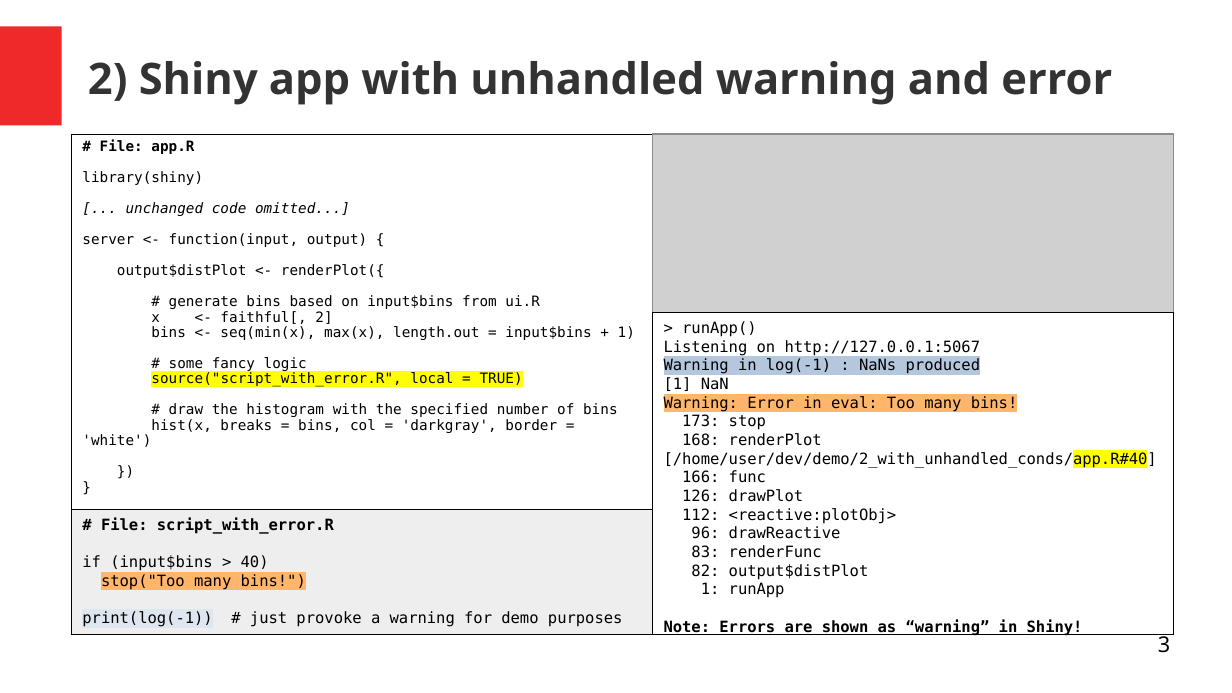
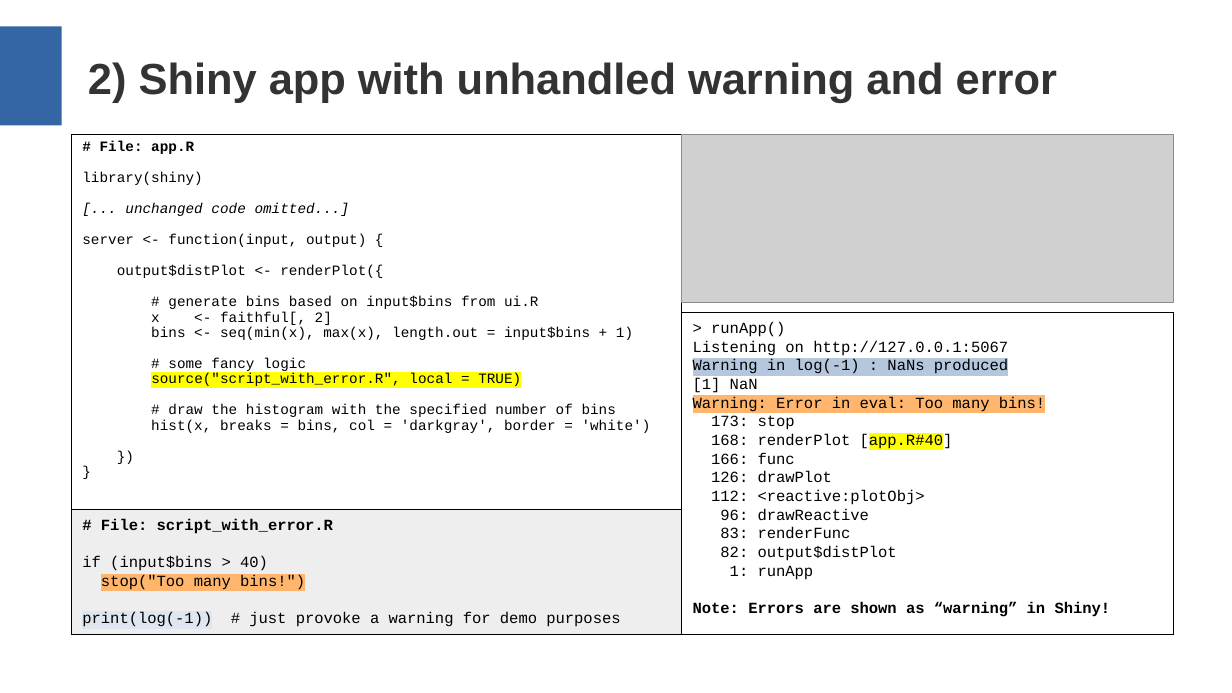
Before and after one commit to aryoda/R_shiny_post_mortem_analysis_training, a slide deck: slide 3 of Training slides.odp. Drawn at 1232x693 pixels with LibreOffice and Linux fonts; fonts in the diff are those of the drawing; grey boxes stand for pictures. Boxes give left, top, right and bottom in pixels: in the first picture for what was removed or moved away, otherwise in the second. Text is boxed around its words. In the diff, an @@ line names an element or a change of style, - is before the commit and + after.

Commit message:
Modify slide fonts to match Windows fonts without destroying the layout

```diff
--- a/Training slides.odp
+++ b/Training slides.odp
@@ rectangle at (0, 27, 61, 126): fill #EF2929 to #3465A4 @@
@@ title "2) Shiny app with unhandled ..." at (88, 62, 1057, 103): font Noto Sans to Arial @@
@@ rectangle "# File: app.R" at (72, 134, 682, 510): font DejaVu Sans Mono to Courier New @@
@@ rectangle "# File: app.R": place and size @@
-rectangle "# File: app.R" at (72, 134, 653, 510)
+rectangle "# File: app.R" at (72, 134, 682, 510)
@@ picture: place and size @@
-picture at (653, 134, 1174, 313)
+picture at (682, 134, 1174, 303)
@@ rectangle "> runApp()": place and size @@
-rectangle "> runApp()" at (653, 313, 1174, 635)
+rectangle "> runApp()" at (682, 313, 1174, 635)
@@ text in rectangle at (693, 322, 1111, 617): font DejaVu Sans Mono to Courier New @@
@@ text in rectangle at (711, 434, 953, 451): text changed; font DejaVu Sans Mono to Courier New @@
-168: renderPlot [/home/user/dev/demo/2_with_unhandled_conds/app.R#40]
+168: renderPlot [app.R#40]
@@ rectangle "# File: script_with_error.R": place and size @@
-rectangle "# File: script_with_error.R" at (72, 510, 653, 635)
+rectangle "# File: script_with_error.R" at (72, 510, 682, 635)
@@ rectangle "# File: script_with_error.R" at (72, 510, 682, 635): font DejaVu Sans Mono to Courier New @@
@@ page number removed at (1158, 634, 1170, 653) @@
-3
```
Also in this commit, not shown: 2 other slides changed.
